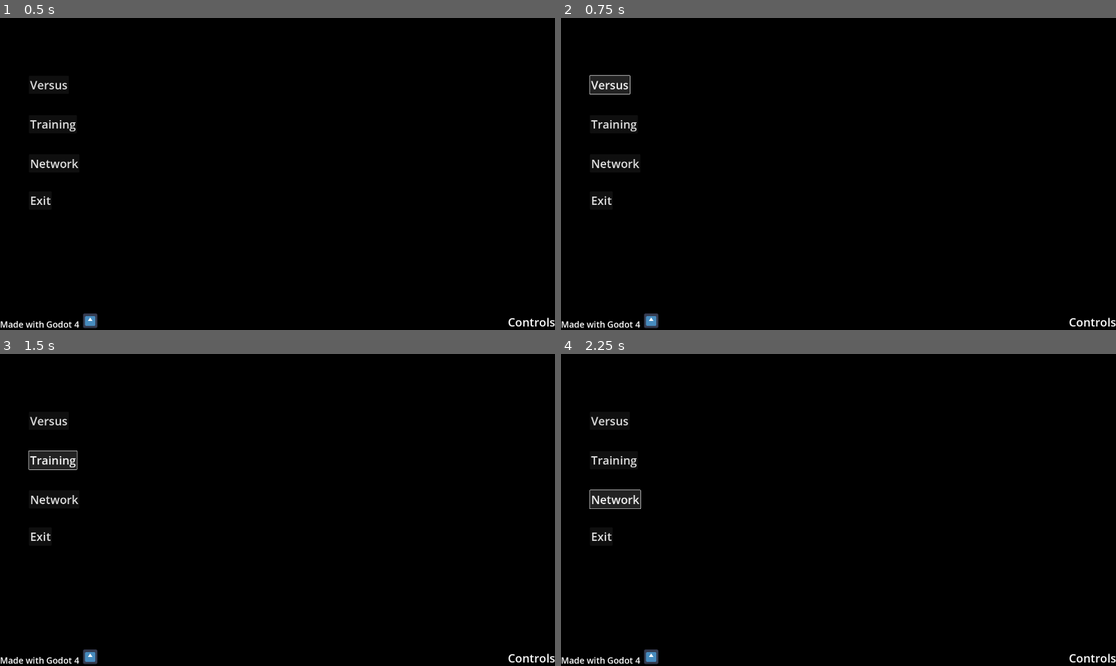
Above: before the commit, frames 1-4 (two rows, left to right).
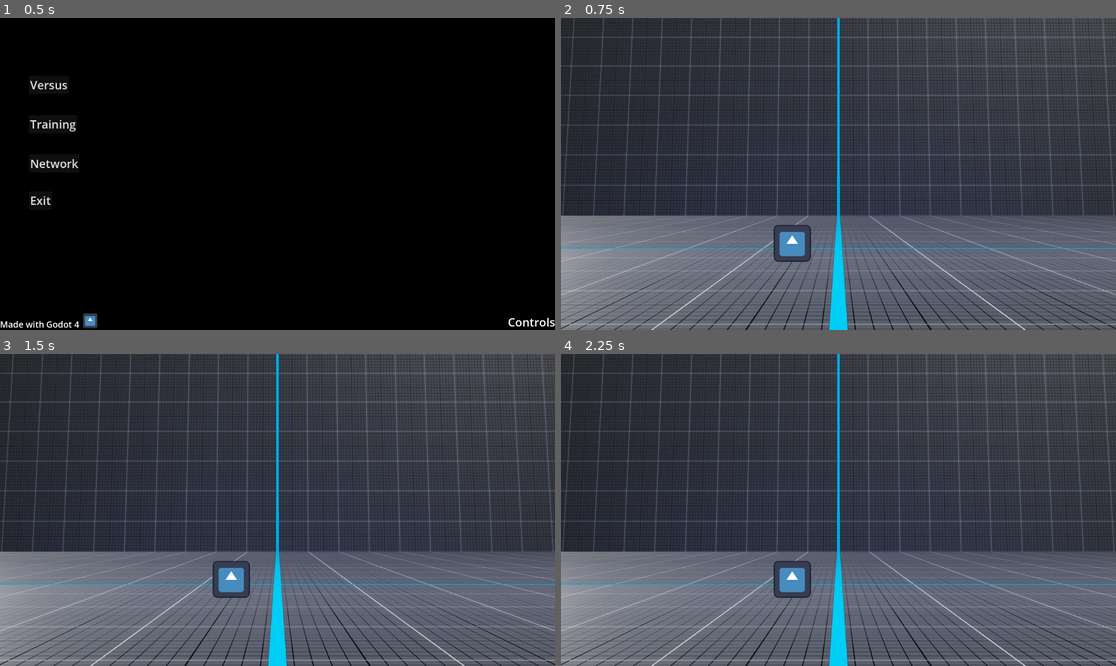
Above: after the commit, the same moments.

Repository: ben-kahl/Oregon-State-University
Game: Godot game, scene res://scenes/main_menu.tscn
The game is run twice, just before and just after one commit, with the same random seed, the same clock (stepped at 60 frames per second) and the same inputs. The engine's default icon, where the game draws it, is replaced by a stand-in: a white triangle on a blue panel in a dark square.
Inputs (mouse positions are in pixels of both pictures, inside the frame that each line leads up to):
- Up to frame 1 (0.5 s): no input
- Up to frame 2 (0.75 s): click "Versus" at 0.5 s
- Up to frame 3 (1.5 s): click (55, 460) at 1.25 s, where only the run before the commit has a clickable "Training"
- Up to frame 4 (2.25 s): click (616, 500) at 2 s, where only the run before the commit has a clickable "Network"

Frame 1 is identical in both runs. In frame 2, 100% of the frame differs, in the area x 0-100%, y 0-100%; in frame 3, 100%; in frame 4, 100%.

Commit message:
Started working on scripts

Diff:
--- a/CS361/CS361 Term Project/scenes/character1.tscn
+++ b/CS361/CS361 Term Project/scenes/character1.tscn
@@ -1,6 +1,7 @@
-[gd_scene load_steps=4 format=3 uid="uid://du6oabv526v8a"]
+[gd_scene load_steps=5 format=3 uid="uid://du6oabv526v8a"]
 
 [ext_resource type="Texture2D" uid="uid://dspqkbb316dr0" path="res://icon.svg" id="1_5018p"]
+[ext_resource type="Script" path="res://scripts/character1.gd" id="1_apaeq"]
 
 [sub_resource type="SpriteFrames" id="SpriteFrames_r5rs4"]
 animations = [{
@@ -17,6 +18,7 @@
 size = Vector2(128, 128)
 
 [node name="Character1" type="Area2D"]
+script = ExtResource("1_apaeq")
 metadata/_edit_group_ = true
 
 [node name="AnimatedSprite2D" type="AnimatedSprite2D" parent="."]
--- a/CS361/CS361 Term Project/scenes/main_menu.tscn
+++ b/CS361/CS361 Term Project/scenes/main_menu.tscn
@@ -1,8 +1,10 @@
-[gd_scene load_steps=2 format=3 uid="uid://cywnja507nbc4"]
+[gd_scene load_steps=3 format=3 uid="uid://cywnja507nbc4"]
 
 [ext_resource type="Texture2D" uid="uid://dspqkbb316dr0" path="res://icon.svg" id="1_s7tqs"]
+[ext_resource type="Script" path="res://scripts/main_menu.gd" id="1_y3hfr"]
 
 [node name="MainMenu" type="CanvasLayer"]
+script = ExtResource("1_y3hfr")
 
 [node name="ColorRect" type="ColorRect" parent="."]
 anchors_preset = 15
@@ -12,7 +14,7 @@
 grow_vertical = 2
 color = Color(0, 0, 0, 1)
 
-[node name="Label" type="Label" parent="."]
+[node name="MadeWith" type="Label" parent="."]
 anchors_preset = 2
 anchor_top = 1.0
 anchor_bottom = 1.0
@@ -82,7 +84,7 @@
 scale = Vector2(0.4, 0.4)
 texture = ExtResource("1_s7tqs")
 
-[node name="Label2" type="Label" parent="."]
+[node name="ControlLegend" type="Label" parent="."]
 anchors_preset = 3
 anchor_left = 1.0
 anchor_top = 1.0
@@ -94,3 +96,12 @@
 grow_vertical = 0
 theme_override_font_sizes/font_size = 40
 text = "Controls"
+
+[node name="NetworkMsg" type="Label" parent="."]
+offset_right = 40.0
+offset_bottom = 23.0
+
+[connection signal="pressed" from="Versus" to="." method="_on_versus_pressed"]
+[connection signal="pressed" from="Training" to="." method="_on_training_pressed"]
+[connection signal="pressed" from="Network" to="." method="_on_network_pressed"]
+[connection signal="pressed" from="Exit" to="." method="_on_exit_pressed"]
--- a/CS361/CS361 Term Project/scenes/versus.tscn
+++ b/CS361/CS361 Term Project/scenes/versus.tscn
@@ -1,9 +1,11 @@
-[gd_scene load_steps=3 format=3 uid="uid://dmksxolfm4cey"]
+[gd_scene load_steps=4 format=3 uid="uid://dmksxolfm4cey"]
 
+[ext_resource type="Script" path="res://scripts/versus.gd" id="1_4omcc"]
 [ext_resource type="Texture2D" uid="uid://dmnmpgg22xinx" path="res://art/stage1Background.png" id="1_dos3d"]
 [ext_resource type="PackedScene" uid="uid://du6oabv526v8a" path="res://scenes/character1.tscn" id="2_n67mf"]
 
 [node name="Node" type="Node"]
+script = ExtResource("1_4omcc")
 
 [node name="TextureRect" type="TextureRect" parent="."]
 anchors_preset = 8
@@ -19,7 +21,7 @@
 grow_vertical = 2
 texture = ExtResource("1_dos3d")
 
-[node name="Round Timer" type="Timer" parent="."]
+[node name="RoundTimer" type="Timer" parent="."]
 
 [node name="Player1StartPos" type="Marker2D" parent="."]
 position = Vector2(800, 780)
--- a/CS361/CS361 Term Project/scripts/character1.gd
+++ b/CS361/CS361 Term Project/scripts/character1.gd
@@ -1,11 +1,40 @@
 extends Area2D
 
-
+@export var walkSpeed = 400
+var screen_size
 # Called when the node enters the scene tree for the first time.
 func _ready():
+	screen_size = get_viewport_rect().size
+	hide()
 	pass # Replace with function body.
 
 
 # Called every frame. 'delta' is the elapsed time since the previous frame.
 func _process(delta):
+	var velocity = Vector2.ZERO
+	if Input.is_action_pressed("move_right"):
+		velocity.x += 1
+	if Input.is_action_pressed("move_left"):
+		velocity.x -= 1
+	if Input.is_action_pressed("move_up"):
+		velocity.y -= 1
+	if Input.is_action_pressed("move_down"):
+		velocity.y += 1
+
+	if velocity.length() > 0:
+		velocity = velocity.normalized() * walkSpeed
+		#add animations in here like so:
+		#$AnimatedSprite2D.play()
+		#else:
+		#$AnimatedSprite2D.stop()
+	position += velocity * delta
+	position = position.clamp(Vector2.ZERO, screen_size)
+
+	#add more animation control
 	pass
+
+func start(pos):
+	position = pos
+	show()
+	$CollisionShape2D.disabled = false
+	pass
--- /dev/null
+++ b/CS361/CS361 Term Project/scripts/main_menu.gd
@@ -0,0 +1,30 @@
+extends CanvasLayer
+
+# Called when the node enters the scene tree for the first time.
+func _ready():
+	pass # Replace with function body.
+
+
+# Called every frame. 'delta' is the elapsed time since the previous frame.
+func _process(delta):
+	pass
+
+
+
+func _on_training_pressed():
+	get_tree().change_scene_to_file("res://scenes/versus.tscn")
+	pass # Replace with function body.
+
+
+func _on_versus_pressed():
+	get_tree().change_scene_to_file("res://scenes/versus.tscn")
+	pass # Replace with function body.
+
+
+func _on_network_pressed():
+
+	pass # Replace with function body.
+
+
+func _on_exit_pressed():
+	pass # Replace with function body.
--- /dev/null
+++ b/CS361/CS361 Term Project/scripts/versus.gd
@@ -0,0 +1,17 @@
+extends Node
+
+
+# Called when the node enters the scene tree for the first time.
+func _ready():
+	new_round()
+	pass # Replace with function body.
+
+
+# Called every frame. 'delta' is the elapsed time since the previous frame.
+func _process(delta):
+	pass
+
+func new_round():
+	$Character1.start($Player1StartPos.position)
+	$RoundTimer.start()
+	pass
